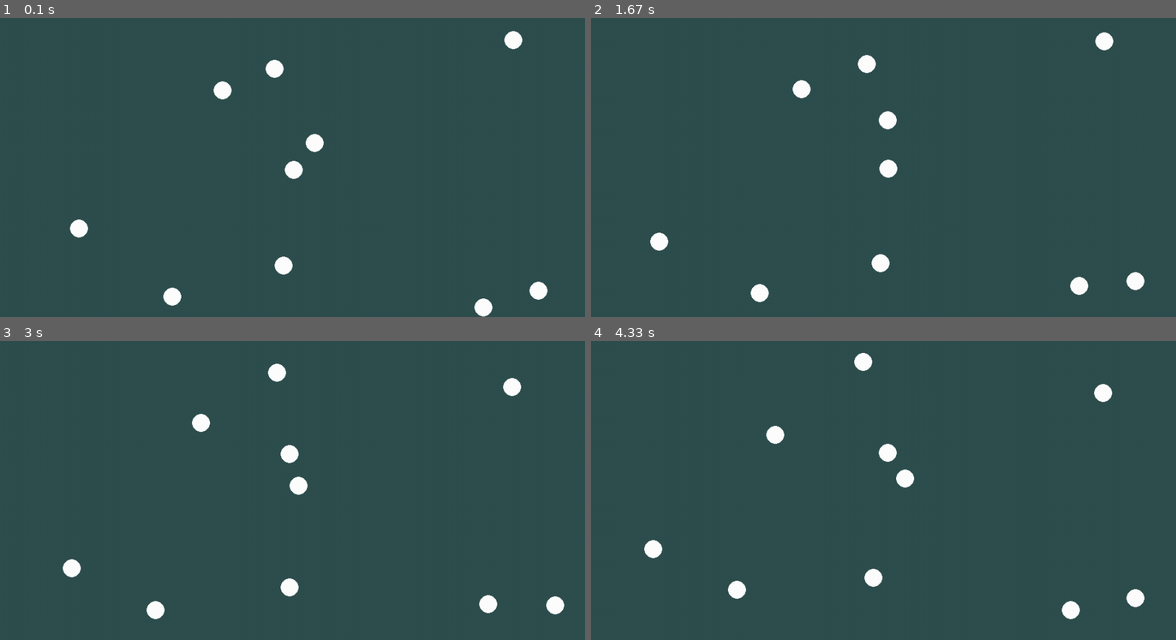
Above: before the commit, frames 1-4 (two rows, left to right).
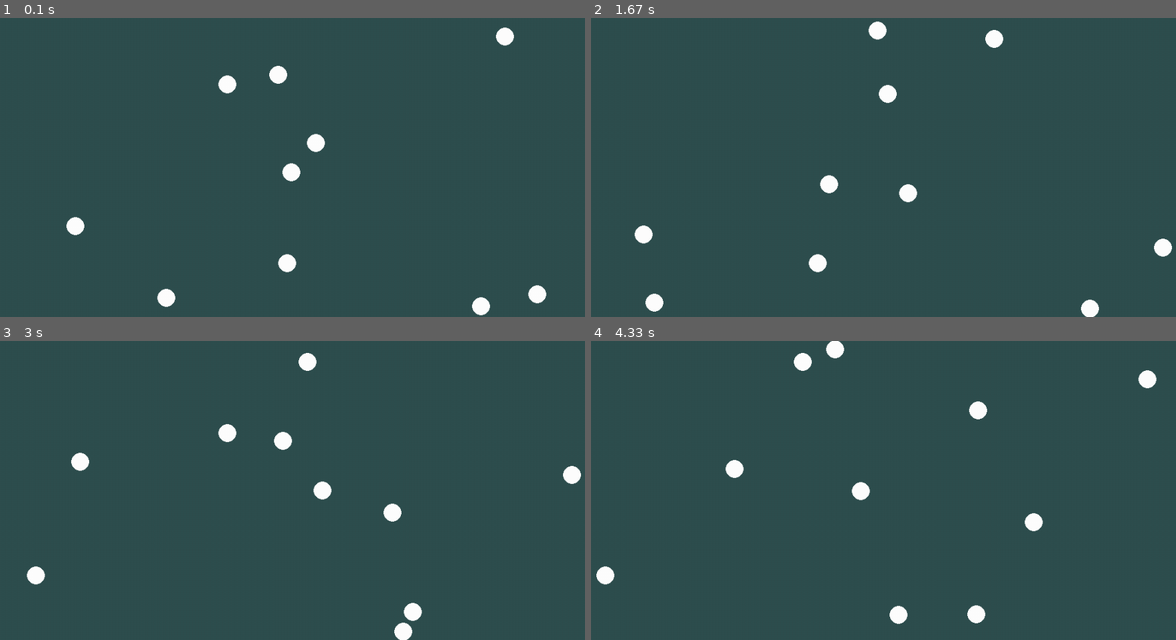
Above: after the commit, the same moments.

Repository: darceno/lifebox-simulator
Game: pygame game, started from src/main.py
Same seed, same stepped clock (60 frames per second), same inputs: the game is played once before the commit and once after it.
Inputs:
- Up to frame 1 (0.1 s): no input
- Up to frame 2 (1.67 s): no input
- Up to frame 3 (3 s): no input
- Up to frame 4 (4.33 s): no input

The runs differ from the first frame. In frame 1, 1.1% of the frame differs, in the area x 11-94%, y 3-100%; in frame 2, 3.0%, in the area x 7-100%, y 1-100%; in frame 3, 3.0%; in frame 4, 3.0%.

Commit message:
Add decision delay for more natural movement

Diff:
--- a/src/main.py
+++ b/src/main.py
@@ -18,12 +18,14 @@
         self.y = random.randint(20, HEIGHT_SIZE-20)
         self.size = size
         self.color = color
+        self.decision = None
 
     def draw(self):
         pygame.draw.circle(screen, self.color, (self.x, self.y), self.size)
 
     def move_decision(self):
         self.decision = random.randrange(8) # 0/right - 1/left - 2/down - 3/up - 4/right-down - 5/right-up - 6/left-down - 7/left-up
+        self.decision_delay = random.randint(5, 60)
 
     def move(self):
         if self.decision == 0 and self.x < WIDTH_SIZE-self.size: #right
@@ -54,8 +56,11 @@
     run = True
     organisms = []
     population = 10
+    frame_count = 0
 
     def update_screen():
+        nonlocal frame_count
+        frame_count += 1
 
         if len(organisms) == 0:
             for i in range(population):
@@ -64,8 +69,12 @@
 
         for organism in organisms:
             organism.draw()
-            organism.move_decision()
             organism.move()
+            if frame_count > organism.decision_delay:
+                organism.move_decision()
+
+        if frame_count > organism.decision_delay:
+            frame_count = 0
 
         pygame.display.update()
 
